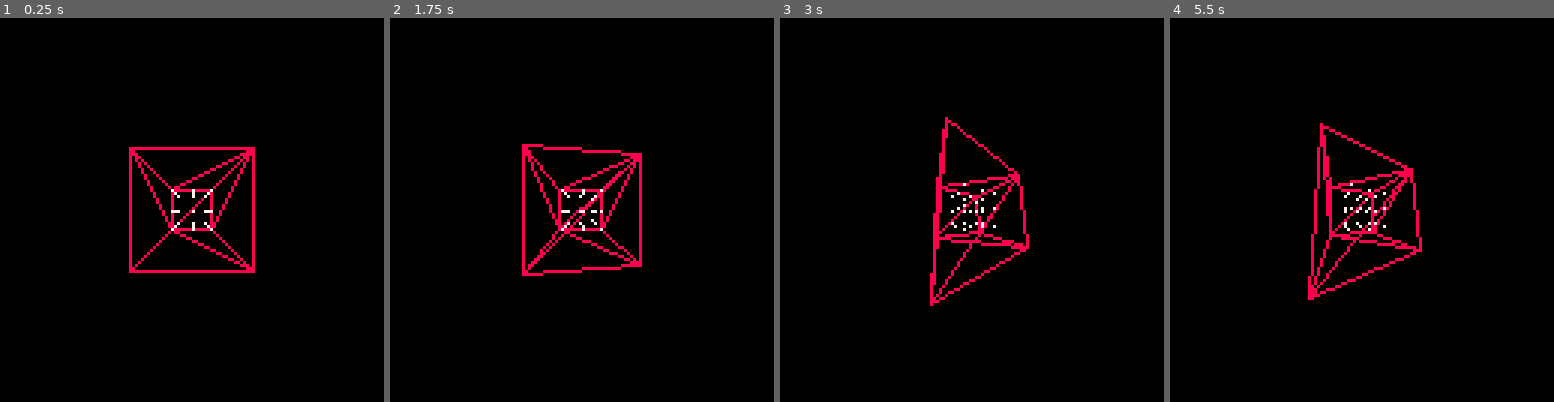
Above: before the commit, frames 1-4 (left to right).
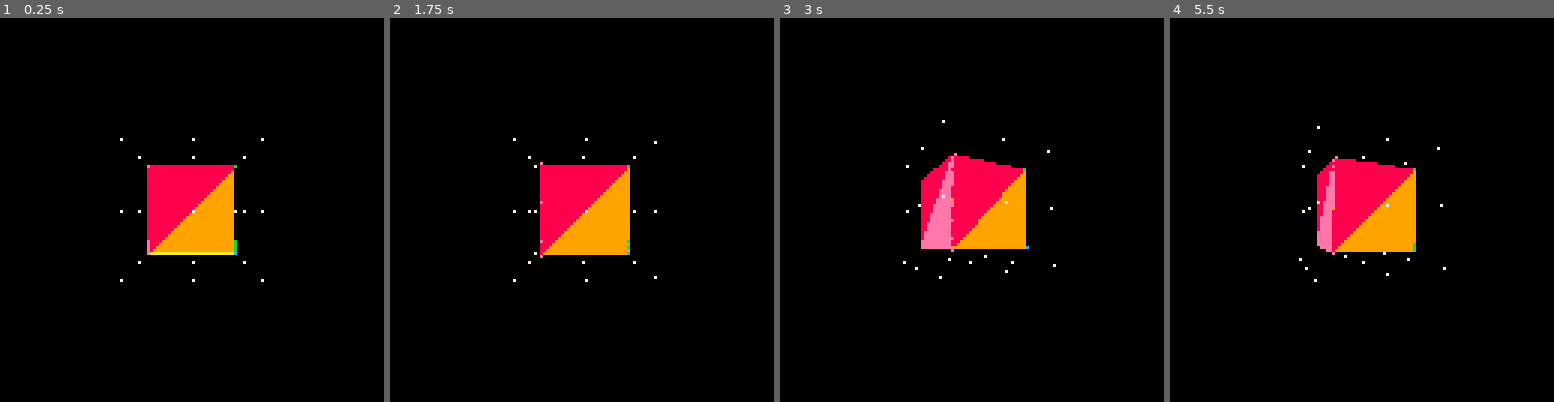
Above: after the commit, the same moments.

Repository: Fluxanoia/PRen
Game: PICO-8 cartridge pren.p8
Same seed, same stepped clock (60 frames per second), same inputs: the game is played once before the commit and once after it.
Inputs:
- Up to frame 1 (0.25 s): no input
- Up to frame 2 (1.75 s): hold Right from 1.6 s (still down)
- Up to frame 3 (3 s): release Right at 2.1 s; hold Up 2.15-2.42 s; hold Right from 2.47 s (still down)
- Up to frame 4 (5.5 s): release Right at 3.03 s; hold Left 3.08-3.58 s; hold Down 3.63-3.97 s; hold Right 4.02-4.68 s; hold Up 4.73-5.03 s; hold Left from 5.08 s (still down)

The runs differ from the first frame. In frame 1, 6.3% of the frame differs, in the area x 31-69%, y 31-69%; in frame 2, 6.2%; in frame 3, 6.4%; in frame 4, 6.5%, in the area x 33-72%, y 27-74%.

Commit message:
Triangle rasterisation, exports

Diff:
--- a/pren.p8
+++ b/pren.p8
@@ -1,13 +1,17 @@
 pico-8 cartridge // http://www.pico-8.com
 version 29
 __lua__
--- main loop
+-- pico 3d renderer
 -- by fluxanoia, tyler wright
 
 -- colours
 
 black  = 0
 white  = 7
+
+ccs = {
+	8, 9, 10, 11, 12, 13, 14, 15
+}
 
 -- screen size
 
@@ -22,7 +26,7 @@
 
 function _init()
 	cls()
-	camera(-64, -64)
+	camera(lsx, lsy)
 	root = scene()
 end
 
@@ -36,6 +40,19 @@
 end
 
 -- helper
+
+-- creates an nxn table
+function nxn(n)
+	local x = {}
+	for i = 1, n do
+	 local y = {}
+	 for j = 1, n do
+	 	y[#y + 1] = 0
+		end
+		x[#x + 1] = y
+	end
+	return x
+end
 
 -- appendings lists to lists
 function add_all(a, b)
@@ -112,22 +129,30 @@
 
 function scene()
 	local u = function (s)
+		local uc = false
 		if btn(⬅️) then
+			uc = true
 			mat_apply(rot_y(1), s.cpos)
 		end
 		if btn(➡️) then
+			uc = true
 		 mat_apply(rot_y(-1), s.cpos)
 		end
 		if btn(⬆️) then
+			uc = true
 			mat_apply(rot_x(1), s.cpos)
 		end
 		if btn(⬇️) then
+			uc = true
 		 mat_apply(rot_x(-1), s.cpos)
 		end
-		s:update_camera()
+		if uc then
+			s:update_camera()
+		end
 	end
 
 	local d = function (s)
+		s:reset_depth()
 		for o in all(s.objs) do
 			o:draw(s)
 	 end
@@ -145,10 +170,37 @@
  	end
 	end
 
+	local d_c = function (s, v)
+		i = flr(v[1]) - lsx + 1
+		j = flr(v[2]) - lsy + 1
+		if i < 1 or j < 1
+			or i > 128 or j > 128 then
+			return false
+		end
+		local d = s.depth[i][j]
+		if v[3] > d then
+			s.depth[i][j] = v[3]
+			return true
+		end
+		return false
+	end
+
+	local r_d = function (s)
+		if s.depth == nil then
+			s.depth = nxn(128)
+		end
+		for i = 1, 128 do
+			for j = 1, 128 do
+				s.depth[i][j] = 0
+			end
+		end
+	end
+
 	s = {
 		cpos = nil,
 		cori = mat_id(),
-		focal = 20,
+		focal = 70,
+		depth = nil,
 
 		objs = {},
 
@@ -156,12 +208,41 @@
 		draw = d,
 
 		reset_camera = r_c,
-		update_camera = u_c
+		update_camera = u_c,
+
+		depth_check = d_c,
+		reset_depth = r_d
 	}
-	add_all(s.objs, cube(100))
+	add_all(s.objs, cube(35))
 	add_all(s.objs, grid(50))
 	s:reset_camera(s)
 	return s
+end
+
+function dd_line(s, v1, v2, c)
+	local vs = { v1, v2 }
+	sort(vs, index_sort(2))
+	local x_diff = vs[2][1]
+		- vs[1][1]
+	local y_diff = vs[2][2]
+		- vs[1][2]
+	local z_diff = vs[2][3]
+		- vs[1][3]
+	local steps = max(abs(x_diff),
+		abs(y_diff)) + 2
+	for i = 0, steps do
+		local k = i / steps
+		dd_point(s, {
+			vs[1][1] + k * x_diff,
+			vs[1][2] + k * y_diff,
+			vs[1][3] + k * z_diff }, c)
+	end
+end
+
+function dd_point(s, v, c)
+	if s:depth_check(v) then
+		pset(v[1], v[2], c)
+	end
 end
 
 function rasterise(s, _p)
@@ -366,6 +447,8 @@
 -->8
 -- geometry
 
+wireframe = false
+
 function grid(size)
 	local s = size / 2
 	local g = {}
@@ -392,7 +475,7 @@
 			local p3 = { i * s, s, s }
 		 for k = 1, 3 do
 				fs[#fs + 1] = face(
-					p1, p2, p3, 8)
+					p1, p2, p3, rnd(ccs))
 				cycle(p1)
 				cycle(p2)
 				cycle(p3)
@@ -407,12 +490,68 @@
 		local _1 = rasterise(s, f.p1)
 	 local _2 = rasterise(s, f.p2)
 	 local _3 = rasterise(s, f.p3)
-		for p in all({
-			{_1, _2}, {_1, _3},
-			{_2, _3}}) do
-			line(p[1][1], p[1][2],
-				p[2][1], p[2][2], f.c)
- 	end
+		if wireframe then
+			dd_line(s, _1, _2, f.c)
+			dd_line(s, _1, _3, f.c)
+			dd_line(s, _2, _3, f.c)
+		else
+			local ps = { _1, _2, _3 }
+			sort(ps, index_sort(2))
+			local m = { 0, ps[2][2], 0 }
+			local k = (ps[2][2]
+				- ps[1][2]) / (ps[3][2]
+				- ps[1][2])
+			m[1] = ps[1][1] + k
+				* (ps[3][1] - ps[1][1])
+			m[3] = ps[1][3] + k
+				* (ps[3][3] - ps[1][3])
+			-- top
+			local y_diff = ceil(m[2]
+				- ps[1][2])
+			if y_diff != 0 then
+				local lxd = ps[2][1]
+					- ps[1][1]
+				local rxd = m[1] - ps[1][1]
+				local lzd = ps[2][3]
+					- ps[1][3]
+				local rzd = m[3] - ps[1][3]
+				for y = 0, y_diff do
+					local k = y / y_diff
+					dd_line(s, {
+						ps[1][1] + k * lxd,
+						ps[1][2] + y,
+						ps[1][3] + k * lzd
+					}, {
+						ps[1][1] + k * rxd,
+						ps[1][2] + y,
+						ps[1][3] + k * rzd
+					}, f.c)
+				end
+			end
+			-- bottom
+			y_diff = ceil(ps[3][2]
+				- m[2])
+			if y_diff != 0 then
+				local lxd = ps[3][1]
+					- ps[2][1]
+				local rxd = ps[3][1] - m[1]
+				local lzd = ps[3][3]
+					- ps[2][3]
+				local rzd = ps[3][3] - m[3]
+				for y = 0, y_diff do
+					local k = y / y_diff
+					dd_line(s, {
+						ps[2][1] + k * lxd,
+						m[2] + y,
+						ps[2][3] + k * lzd
+					}, {
+						m[1] + k * rxd,
+						m[2] + y,
+						m[3] + k * rzd
+					}, f.c)
+				end
+			end
+		end
 	end
 
 	local ps = {_p1, _p2, _p3}
@@ -429,18 +568,14 @@
 end
 
 function point(_v, _c)
-	local d = function (p, s)
-		local v = rasterise(s, p.v)
-		if v[3] > 0 then
-		 pset(v[1], v[2], p.c)
-		end
-	end
-
 	return {
 		v = _v,
 		c = _c,
 
-		draw = d
+		draw = function (p, s)
+			dd_point(s,
+				rasterise(s, p.v), p.c)
+		end
 	}
 end
 
Not shown, changed: 129 lines of the sprite sheet (__gfx__) section of pren.p8
Not shown, changed: the thumbnail (__label__) section of pren.p8
